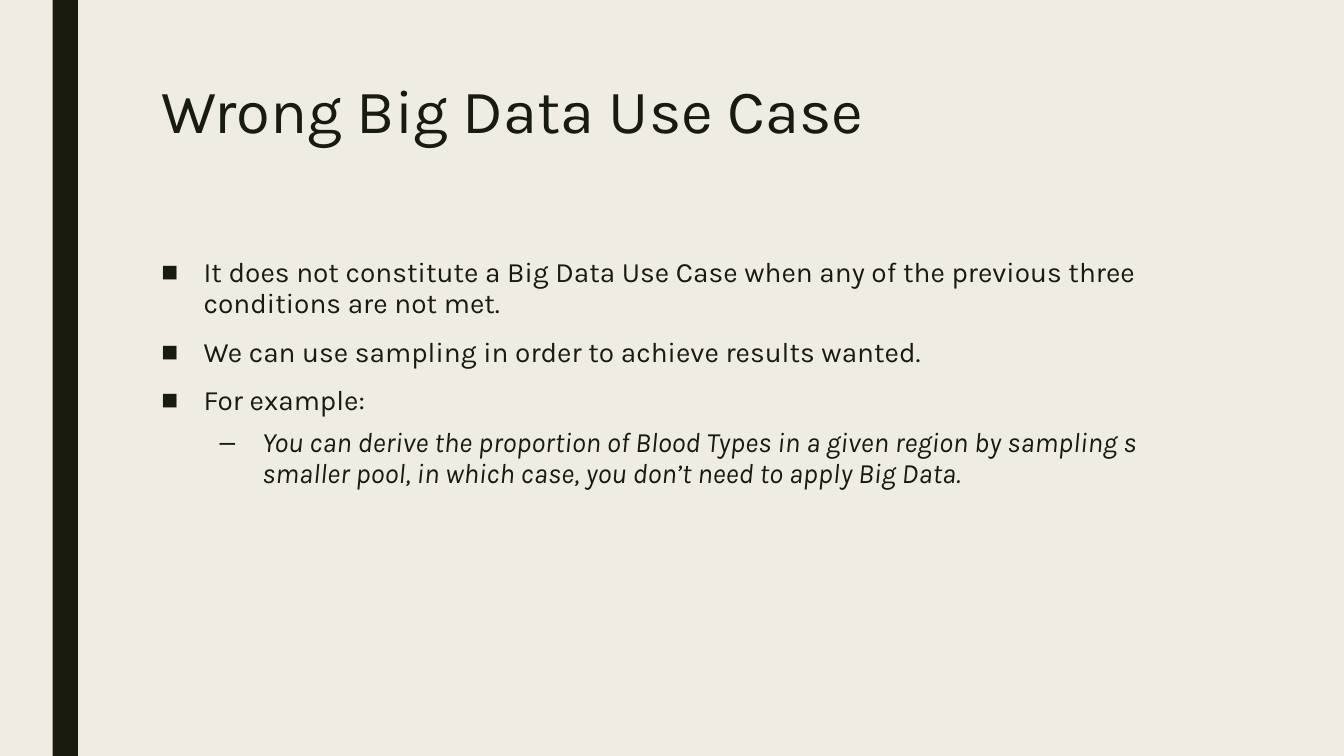
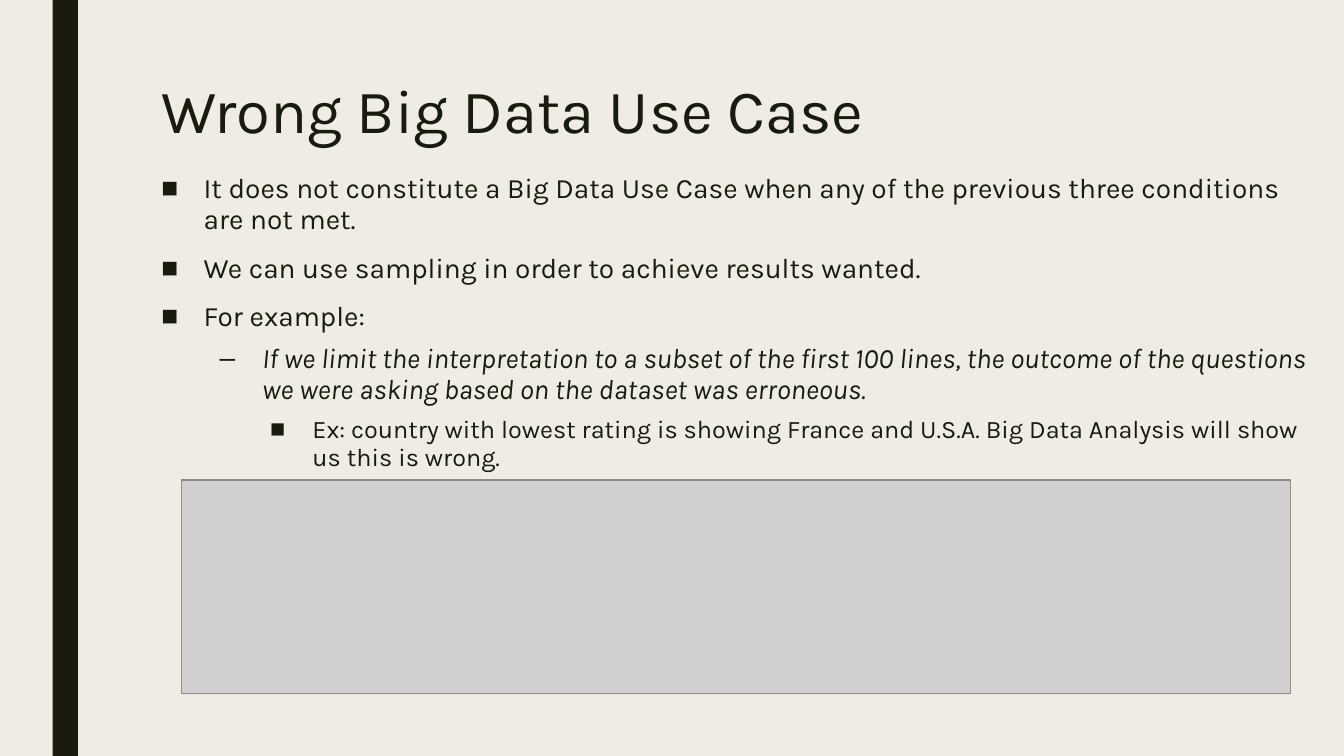
Before and after one commit to TaniaGameiro/CEBD1261-TaniaNora-Project, a slide deck: slide 5 of CEBD1261- presentation April 28, 2018.pptx. Drawn at 1344x756 pixels with LibreOffice and Linux fonts; fonts in the diff are those of the drawing; grey boxes stand for pictures. Boxes give left, top, right and bottom in pixels: in the first picture for what was removed or moved away, otherwise in the second. Text is boxed around its words. In the diff, an @@ line names an element or a change of style, - is before the commit and + after.

```diff
--- a/CEBD1261- presentation April 28, 2018.pptx
+++ b/CEBD1261- presentation April 28, 2018.pptx
@@ text "It does not constitute a ...": place and size @@
-text "It does not constitute a ..." at (204, 262, 1136, 490)
+text "It does not constitute a ..." at (204, 178, 1306, 472)
@@ text at (262, 348, 1306, 472): text changed @@
-  – You can derive the proportion of Blood Types in a given region by sampling s smaller pool, in which case, you don’t need to apply Big Data.
+  – If we limit the interpretation to a subset of the first 100 lines, the outcome of the questions we were asking based on the dataset was erroneous.
+    ■ Ex: country with lowest rating is showing France and U.S.A. Big Data Analysis will show us this is wrong.
@@ picture added at (182, 480, 1292, 694) @@
```
Also in this commit, not shown: 7 other slides changed, 1 slide added.
